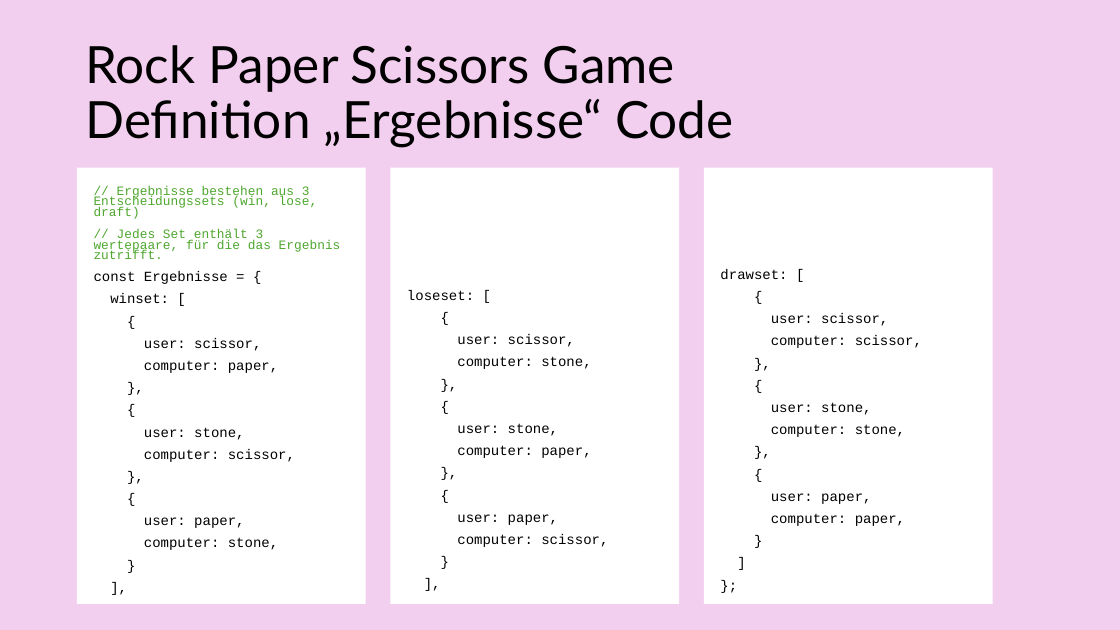
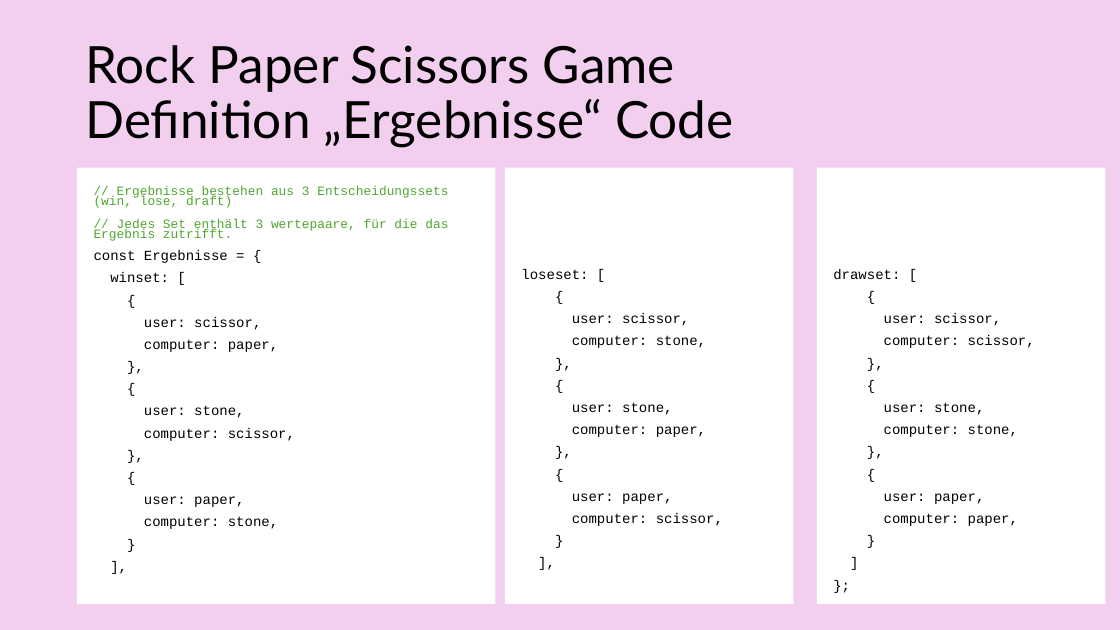
Before and after one commit to RalfWaeldin/jsprojekt, a slide deck: slide 7 of Projektdefinitionen.pptx. Drawn at 1120x630 pixels with LibreOffice and Linux fonts; fonts in the diff are those of the drawing. Boxes give left, top, right and bottom in pixels: in the first picture for what was removed or moved away, otherwise in the second. Text is boxed around its words. In the diff, an @@ line names an element or a change of style, - is before the commit and + after.

```diff
--- a/Projektdefinitionen.pptx
+++ b/Projektdefinitionen.pptx
@@ text "// Ergebnisse bestehen aus 3 ...": place and size @@
-text "// Ergebnisse bestehen aus 3 ..." at [77,168,366,604]
+text "// Ergebnisse bestehen aus 3 ..." at [77,168,496,604]
@@ rectangle "loseset: [": place and size @@
-rectangle "loseset: [" at [391,168,680,604]
+rectangle "loseset: [" at [505,168,794,604]
@@ rectangle "drawset: [": place and size @@
-rectangle "drawset: [" at [704,168,993,604]
+rectangle "drawset: [" at [817,168,1106,604]
```
Also in this commit, not shown: 1 other slide changed, 6 slides added, 9 other files.
